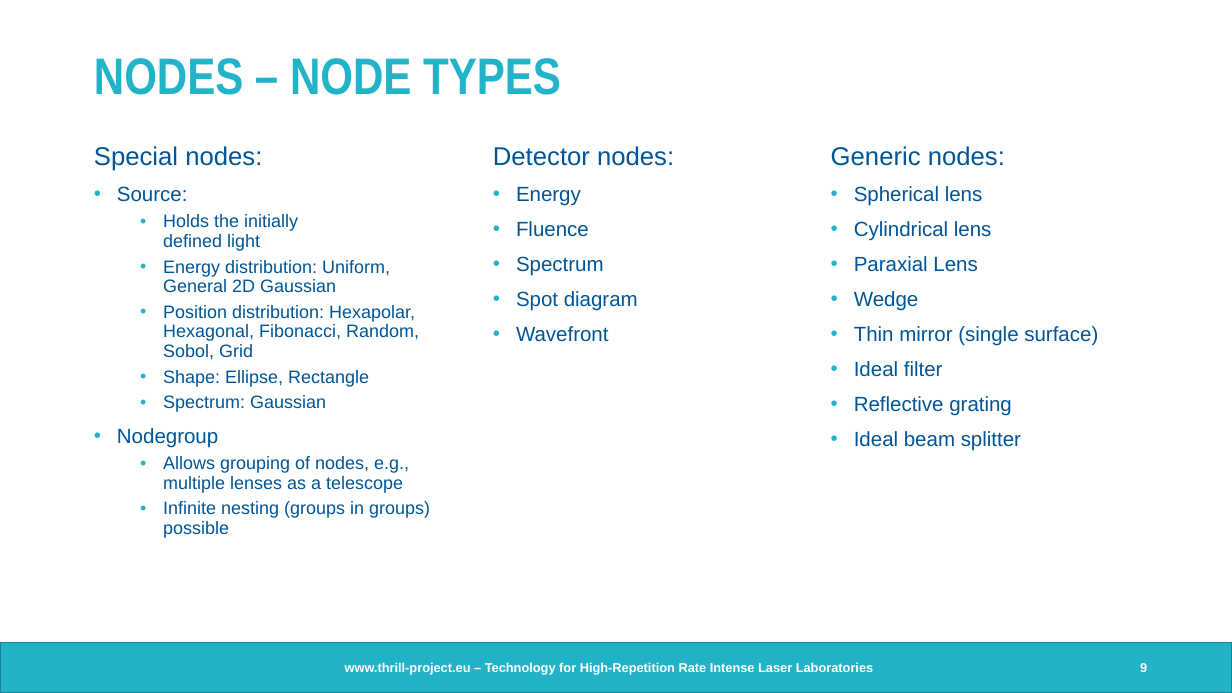
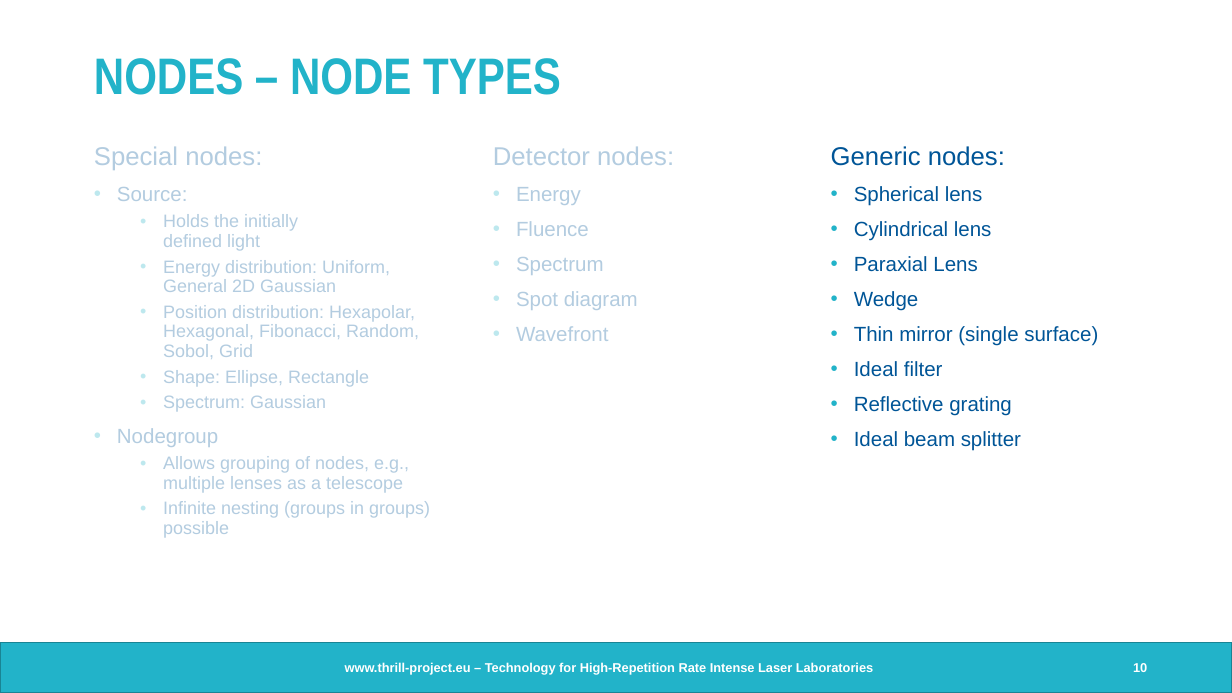
Before and after one commit to opossum-labs/opossum, a slide deck: slide 10 of book/documents/Opossum_Thrill_meeting_20241028.pptx (slide 9 before the commit). Drawn at 1232x693 pixels with LibreOffice and Linux fonts; fonts in the diff are those of the drawing; background and template pictures are left out. Boxes give left, top, right and bottom in pixels: in the first picture for what was removed or moved away, otherwise in the second. Text is boxed around its words. In the diff, an @@ line names an element or a change of style, - is before the commit and + after.

```diff
--- a/book/documents/Opossum_Thrill_meeting_20241028.pptx
+++ b/book/documents/Opossum_Thrill_meeting_20241028.pptx
@@ rectangle added at (58,119,479,633), fill #FFFFFF at 70% opacity @@
@@ rectangle added at (440,119,760,633), fill #FFFFFF at 70% opacity @@
@@ page number at (1133,663,1147,672): text changed @@
-9
+10
```
Also in this commit, not shown: 3 other slides changed, 1 slide added, 1 other file.
